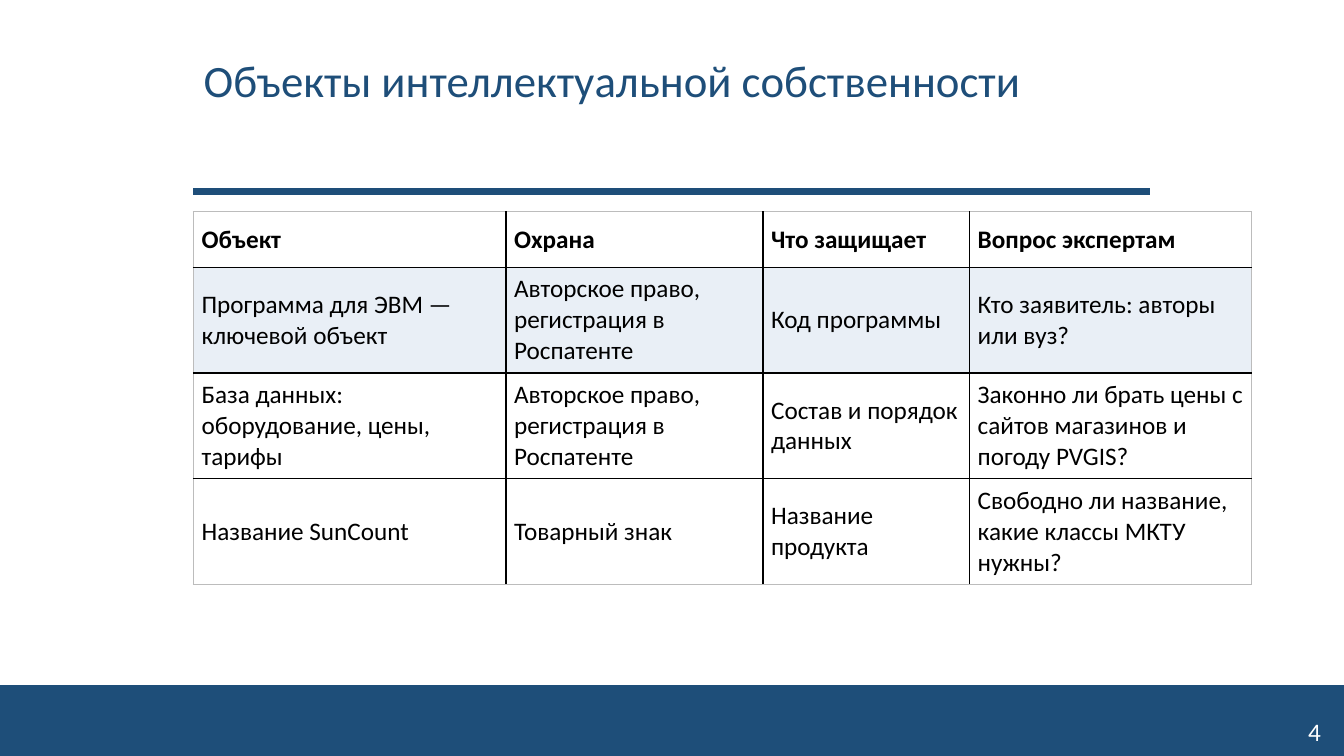
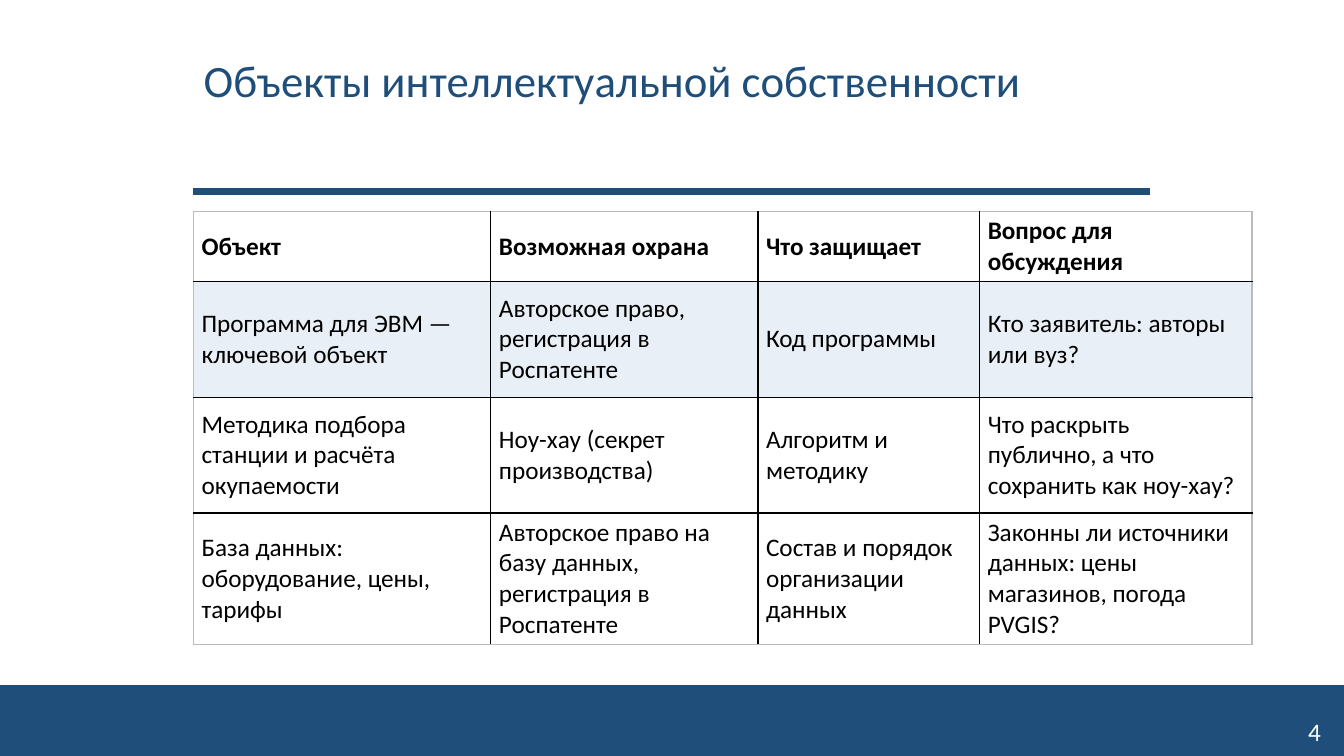
Before and after one commit to NeK0ban/SunCount, a slide deck: slide 4 of reports/ip_truba/SunCount_IS_truba.pptx. Drawn at 1344x756 pixels with LibreOffice and Linux fonts; fonts in the diff are those of the drawing; background and template pictures are left out. Boxes give left, top, right and bottom in pixels: in the first picture for what was removed or moved away, otherwise in the second. Text is boxed around its words. In the diff, an @@ line names an element or a change of style, - is before the commit and + after.

```diff
--- a/reports/ip_truba/SunCount_IS_truba.pptx
+++ b/reports/ip_truba/SunCount_IS_truba.pptx
@@ table at (194, 212, 1252, 637) @@
-row 1, column 2: Охрана
+row 1, column 2: Возможная охрана
-row 1, column 4: Вопрос экспертам
+row 1, column 4: Вопрос для обсуждения
-row 3: База данных: оборудование, цены, тарифы | Авторское право, регистрация в Роспатенте | Состав и порядок данных | Законно ли брать цены с сайтов магазинов и погоду PVGIS?
+row 3: Методика подбора станции и расчёта окупаемости | Ноу-хау (секрет производства) | Алгоритм и методику | Что раскрыть публично, а что сохранить как ноу-хау?
-row 4: Название SunCount | Товарный знак | Название продукта | Свободно ли название, какие классы МКТУ нужны?
+row 4: База данных: оборудование, цены, тарифы | Авторское право на базу данных, регистрация в Роспатенте | Состав и порядок организации данных | Законны ли источники данных: цены магазинов, погода PVGIS?
```
Also in this commit, not shown: 2 other slides changed, 7 other files.
